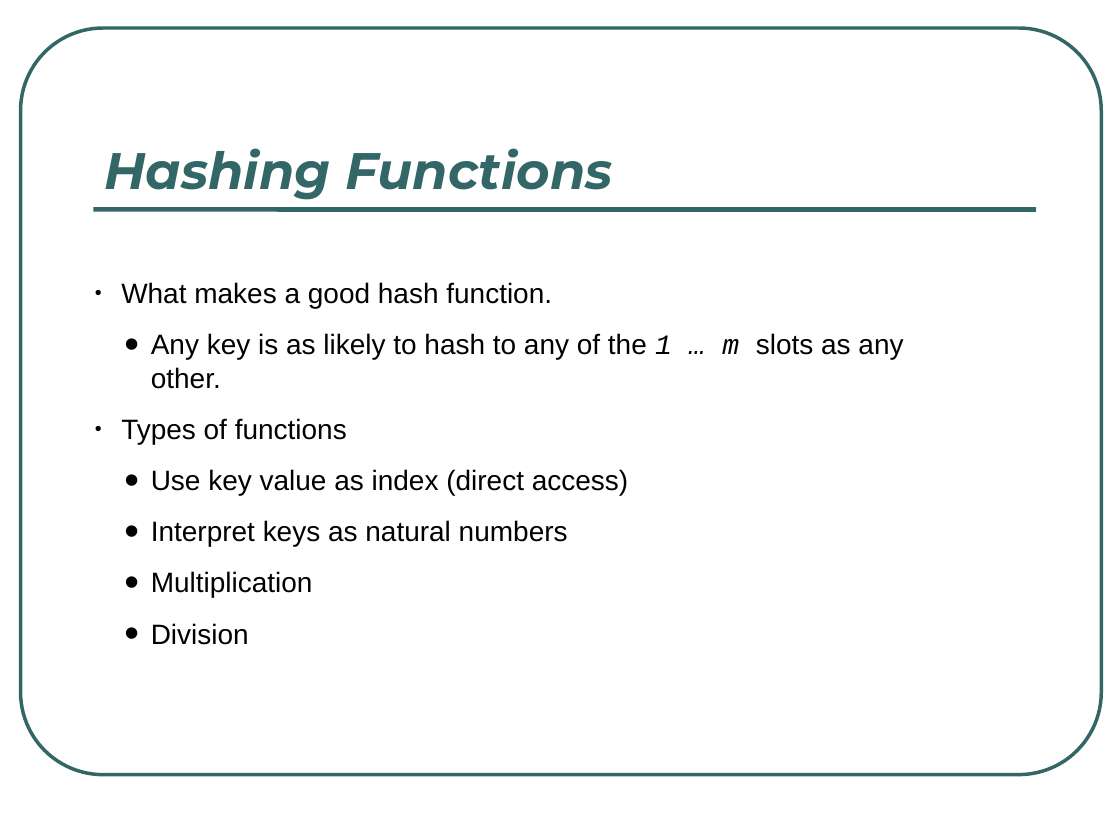
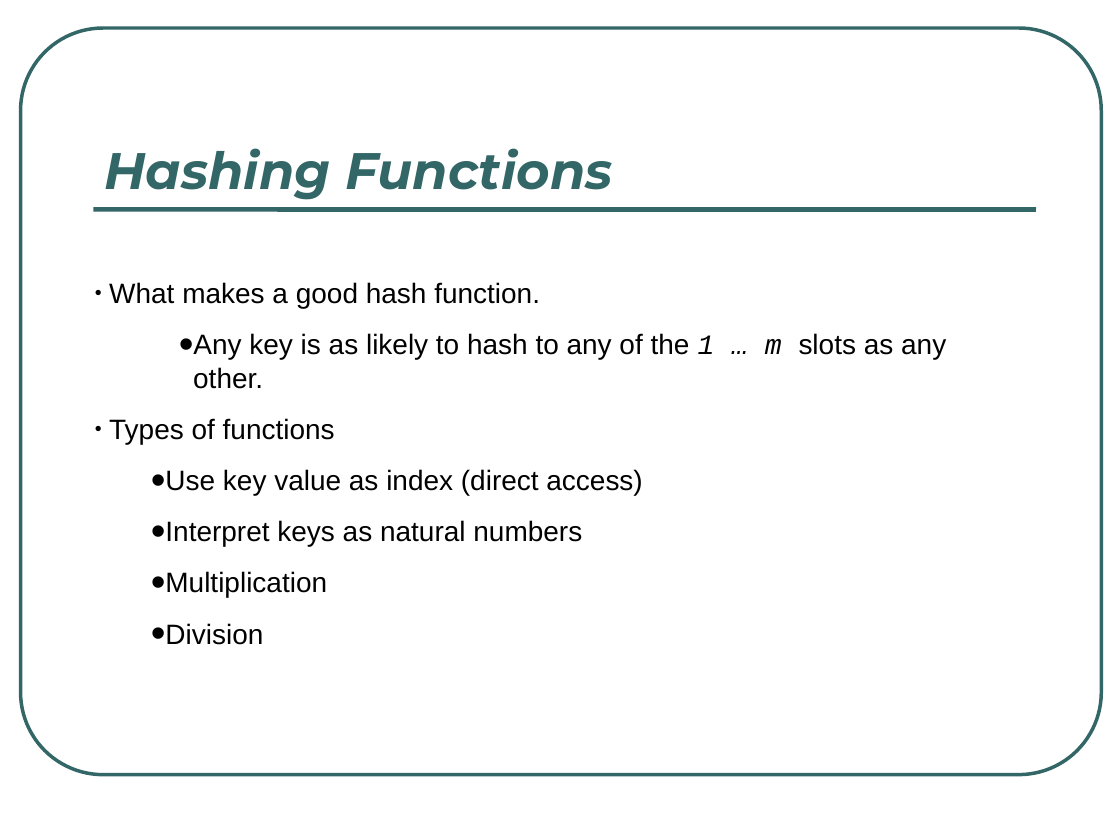
Before and after one commit to rugbyprof/3013-Algorithms, a slide deck: slide 24 of Lectures/L09/Hashing.ppt. Drawn at 1120x840 pixels with LibreOffice and Linux fonts; fonts in the diff are those of the drawing. Boxes give left, top, right and bottom in pixels: in the first picture for what was removed or moved away, otherwise in the second. Text is boxed around its words. In the diff, an @@ line names an element or a change of style, - is before the commit and + after.

```diff
--- a/Lectures/L09/Hashing.ppt
+++ b/Lectures/L09/Hashing.ppt
@@ text "What makes a good hash ..." at bbox=[109, 282, 946, 645]: indent changed; list level 2 to 3 in "Any key is as likely ..." @@
```
Also in this commit, not shown: 20 other slides changed.
